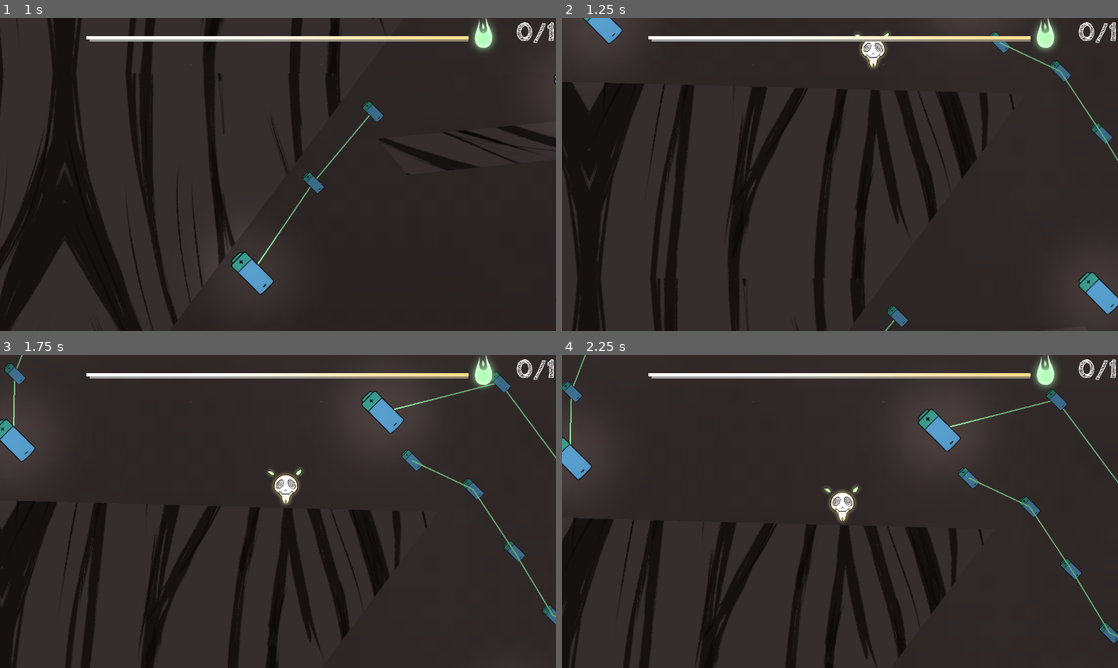
Above: before the commit, frames 1-4 (two rows, left to right).
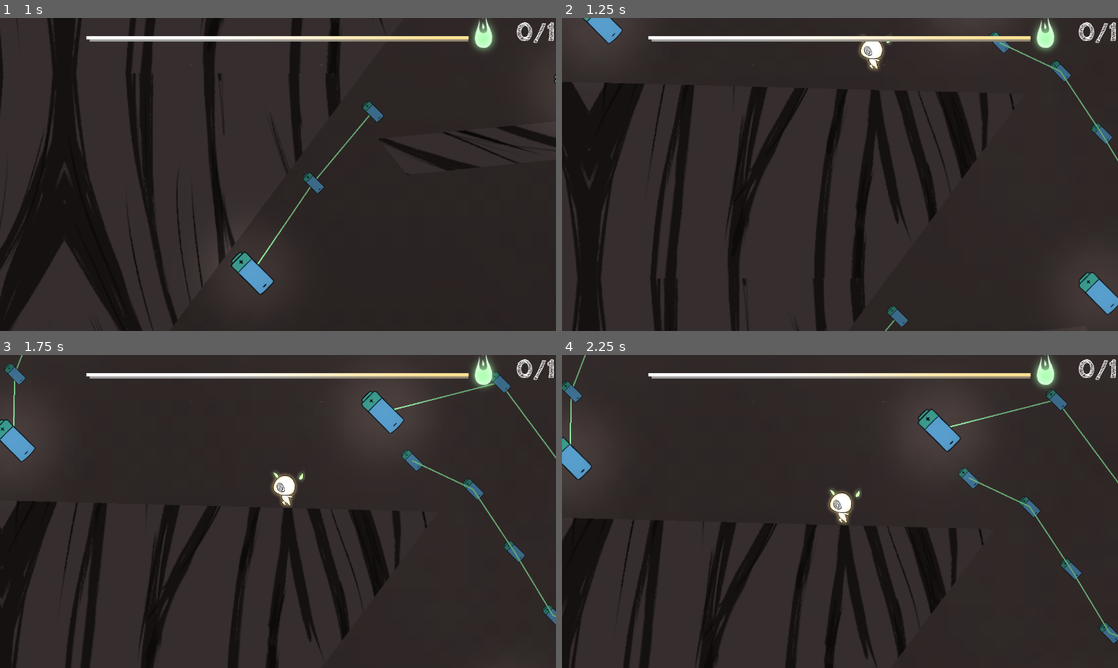
Above: after the commit, the same moments.

Repository: chris-prenissl/root-expansion
Game: Godot game, scene res://OtherScenes/MainMenu.tscn
The game is run twice, just before and just after one commit, with the same random seed, the same clock (stepped at 60 frames per second) and the same inputs.
Inputs (mouse positions are in pixels of both pictures, inside the frame that each line leads up to):
- Up to frame 1 (1 s): click "Start" at 0.5 s
- Up to frame 2 (1.25 s): no input
- Up to frame 3 (1.75 s): move the mouse to (400, 495) at 1.27 s; click (400, 495) at 1.35 s
- Up to frame 4 (2.25 s): move the mouse to (728, 527) at 2.02 s; click (728, 527) at 2.1 s

Frame 1 is identical in both runs. In frame 2, 0.2% of the frame differs, in the area x 52-60%, y 4-17%; in frame 3, 0.3%, in the area x 48-55%, y 36-49%; in frame 4, 0.3%.

Commit message:
dash animations

Diff:
--- a/OtherScenes/player.tscn
+++ b/OtherScenes/player.tscn
@@ -9,6 +9,18 @@
 [sub_resource type="AtlasTexture" id="AtlasTexture_dfpo4"]
 atlas = ExtResource("2_5l28a")
 region = Rect2(400, 800, 200, 200)
+
+[sub_resource type="AtlasTexture" id="AtlasTexture_g8qx8"]
+atlas = ExtResource("2_5l28a")
+region = Rect2(0, 600, 200, 200)
+
+[sub_resource type="AtlasTexture" id="AtlasTexture_tlcdp"]
+atlas = ExtResource("2_5l28a")
+region = Rect2(200, 600, 200, 200)
+
+[sub_resource type="AtlasTexture" id="AtlasTexture_af8n3"]
+atlas = ExtResource("2_5l28a")
+region = Rect2(400, 600, 200, 200)
 
 [sub_resource type="AtlasTexture" id="AtlasTexture_oh0sd"]
 atlas = ExtResource("2_5l28a")
@@ -62,6 +74,20 @@
 }],
 "loop": false,
 "name": &"dash_diagonally_down",
+"speed": 5.0
+}, {
+"frames": [{
+"duration": 1.0,
+"texture": SubResource("AtlasTexture_g8qx8")
+}, {
+"duration": 1.0,
+"texture": SubResource("AtlasTexture_tlcdp")
+}, {
+"duration": 1.0,
+"texture": SubResource("AtlasTexture_af8n3")
+}],
+"loop": false,
+"name": &"dash_diagonally_up",
 "speed": 5.0
 }, {
 "frames": [{
@@ -138,7 +164,7 @@
 position = Vector2(2.08165e-12, -3)
 scale = Vector2(0.5, 0.5)
 sprite_frames = SubResource("SpriteFrames_gtuf0")
-animation = &"dash_down"
+animation = &"dash_diagonally_up"
 
 [node name="FloorDetector" type="Area2D" parent="."]
 position = Vector2(0, -1)
--- a/Scripts/player.gd
+++ b/Scripts/player.gd
@@ -180,28 +180,35 @@
 	show_energy_text()
 
 func animate_sprite():
-	if sprite.is_playing():
-		return
+	#if sprite.is_playing():
+	#	return
 
 	var angle_to_mouse = rad_to_deg(global_position.angle_to_point(get_global_mouse_position()))
 	print(angle_to_mouse)
-	if angle_to_mouse <= 10 and angle_to_mouse > -46:
-		print("right")
-	elif angle_to_mouse <= -46 and angle_to_mouse > -20:
-		print("up right")
-	elif angle_to_mouse <= -20 and angle_to_mouse > -111:
-		print("up")
+	if angle_to_mouse <= 10 and angle_to_mouse > -20:
+		sprite.flip_h = true
+		sprite.animation = "dash_horizontal"
+	elif angle_to_mouse <= -20 and angle_to_mouse > -46:
+		sprite.flip_h = true
+		print("dash right up")
+		sprite.animation = "dash_diagonally_up"
+	elif angle_to_mouse <= -46 and angle_to_mouse > -111:
+		sprite.animation = "dash_up"
 	elif angle_to_mouse <= -111 and angle_to_mouse > -160:
-		print("up left")
+		sprite.flip_h = false
+		sprite.animation = "dash_diagonally_up"
 	elif angle_to_mouse <= -160 and angle_to_mouse > -180:
-		print("left")
+		sprite.flip_h = false
+		sprite.animation = "dash_horizontal"
 
 	elif angle_to_mouse <= 180 and angle_to_mouse > 111:
-		print("down left")
+		sprite.flip_h = false
+		sprite.animation = "dash_diagonally_down"
 	elif angle_to_mouse <= 110 and angle_to_mouse > 70:
-		print("down")
+		sprite.animation = "dash_down"
 	elif angle_to_mouse <= 69 and angle_to_mouse >= 9:
-		print("down right")
+		sprite.flip_h = true
+		sprite.animation = "dash_diagonally_down"
 
 	sprite.play()
 
Not shown: 1 places in OtherScenes/player.tscn that only renumber resources
